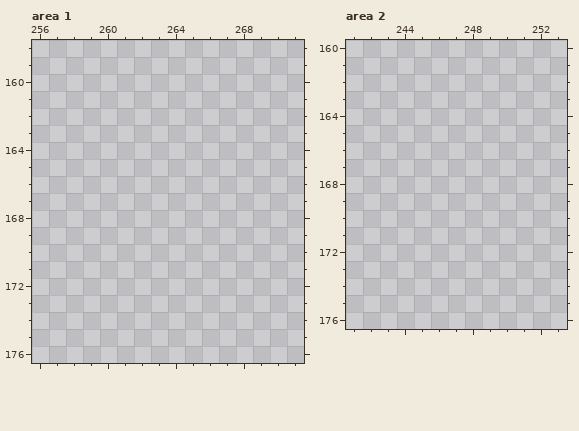
Pixel-art file -- demo/assets/ui.aseprite. That is the earlier state.
288x352 pixels, 1 frame. Shown: area 1: x 256..271, y 158..176; area 2: x 241..253, y 160..176. The commit also changed other parts of the picture, which this record leaves out.
The result:
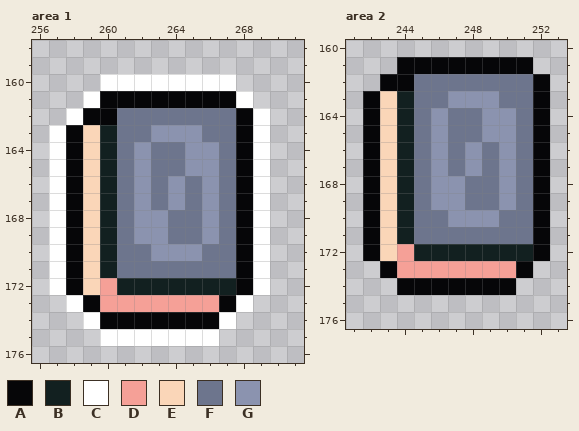
Palette (. is transparent): A #060608  B #122020  C #ffffff  D #f5a097  E #fad6b8  F #6d758d  G #8b93af
Changes in this commit:
Area 1:
The author put colour A in row 161 at x 260 to 267; in row 162 at x 259 to 260 and 268; in rows 163 to 172 at x 258 and 268; in row 173 at x 259 and 267; in row 174 at x 260 to 266.
The author put colour B in rows 163 to 171 at x 260; in row 172 at x 261 to 267.
The author put colour C in row 160 at x 260 to 267; in row 161 at x 259 and 268; in row 162 at x 258 and 269; in rows 163 to 172 at x 257 and 269; in row 173 at x 258 and 268; in row 174 at x 259 and 267.
The author put colour C in row 175 at x 260 to 266.
The author put colour D in row 172 at x 260; in row 173 at x 260 to 266.
The author put colour E in rows 163 to 172 at x 259.
The author put colour F in row 162 at x 261 to 267; in row 163 at x 261 to 262 and 266 to 267; in rows 164 to 165 at x 261, 263 to 264 and 267; in rows 166 to 167 at x 261, 263, 265 and 267; in rows 168 to 169 at x 261, 264 to 265 and 267; in row 170 at x 261 to 262 and 266 to 267.
The author put colour F in row 171 at x 261 to 267.
The author put colour G in row 163 at x 263 to 265; in rows 164 to 165 at x 262 and 265 to 266; in rows 166 to 167 at x 262, 264 and 266; in rows 168 to 169 at x 262 to 263 and 266; in row 170 at x 263 to 265.
Area 2:
The author put colour A in row 161 at x 244 to 251; in row 162 at x 243 to 244 and 252; in rows 163 to 172 at x 242 and 252; in row 173 at x 243 and 251; in row 174 at x 244 to 250.
The author put colour B in rows 163 to 171 at x 244; in row 172 at x 245 to 251.
The author put colour D in row 172 at x 244; in row 173 at x 244 to 250.
The author put colour E in rows 163 to 172 at x 243.
The author put colour F in row 162 at x 245 to 251; in row 163 at x 245 to 246 and 250 to 251; in rows 164 to 165 at x 245, 247 to 248 and 251; in rows 166 to 167 at x 245, 247, 249 and 251; in rows 168 to 169 at x 245, 248 to 249 and 251; in row 170 at x 245 to 246 and 250 to 251.
The author put colour F in row 171 at x 245 to 251.
The author put colour G in row 163 at x 247 to 249; in rows 164 to 165 at x 246 and 249 to 250; in rows 166 to 167 at x 246, 248 and 250; in rows 168 to 169 at x 246 to 247 and 250; in row 170 at x 247 to 249.
Pixel boxes of the changes (left, top, right, bottom) in both pictures:
added: (49, 74, 270, 346)
added: (363, 57, 550, 295)
